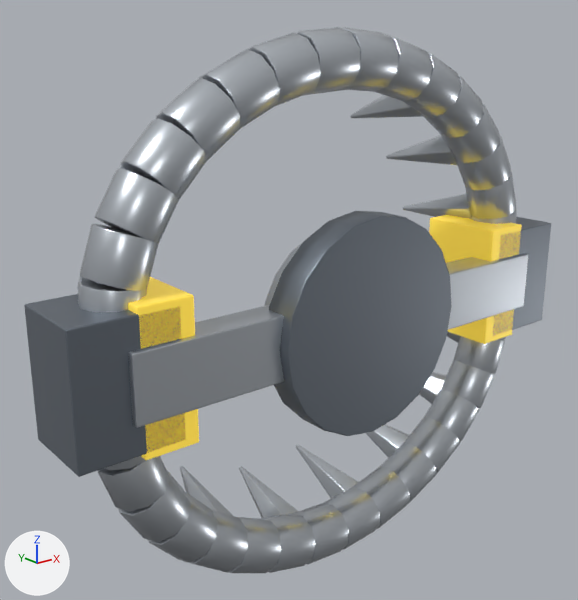
The FBX model Assets/GeneratedBaseItems/19_Snap_Jaw_Bear_Trap.fbx as it was, and as the next commit left it.
The view is the same before and after, from a 50 mm camera at (-1.8, -1.77, 0.89) aimed at (-0.08, 0.39, 0.02). Arrows for +X, +Y and +Z are at lower left; the lights stay in place. The first picture is the older version. Vertices at exactly the same position are counted once.

Names of what the first picture shows: '19_Snap_Jaw_Bear_Trap'.
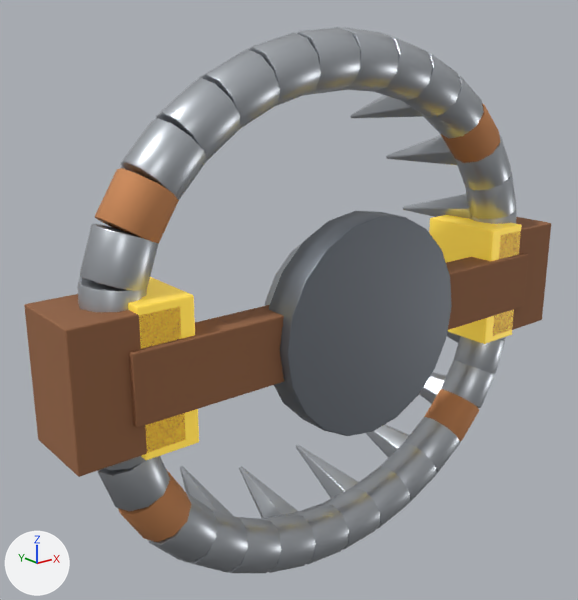
The change in detail:
Material 'Rust | orange oxide' (mat_rust___orange_oxide) is new.
Its base color is (0.64, 0.28, 0.11) (orange #d1905d).
Its metallic is 0.32.
Its roughness is 0.76.
Material 'Rust | deep brown' (mat_rust___deep_brown) is new.
Its base color is (0.34, 0.15, 0.07) (brown #9e6c4b).
Its metallic is 0.24.
Its roughness is 0.84.
me_19_snap_jaw_bear_trap_mesh_001 has 3888 vertices, 3502 faces and spans x -1.05..1.05, y 0.02..0.62, z -0.95..0.95.
me_19_snap_jaw_bear_trap_mesh_001 is used by ob_19_snap_jaw_bear_trap; location (0.0, 0.0, 0.0).
me_19_snap_jaw_bear_trap_mesh_001 part 1: 33 of the faces centred in x -1.05..-0.71, y 0.08..0.36, z 0.0..0.21 switch from mat_iron___dark_forged_steel (grey #7c848e) to mat_rust___deep_brown (brown #9e6c4b).
me_19_snap_jaw_bear_trap_mesh_001 part 2: 33 of the faces centred in x 0.71..1.05, y 0.08..0.36, z 0.0..0.21 switch from mat_iron___dark_forged_steel (grey #7c848e) to mat_rust___deep_brown (brown #9e6c4b).
me_19_snap_jaw_bear_trap_mesh_001 part 3: 21 of the faces centred in x -1.05..-0.71, y 0.08..0.36, z -0.21 switch from mat_iron___dark_forged_steel (grey #7c848e) to mat_rust___deep_brown (brown #9e6c4b).
me_19_snap_jaw_bear_trap_mesh_001 part 4: 21 of the faces centred in x -0.88, y 0.06..0.18, z -0.11..0.11 switch from mat_iron___scraped_edges (light grey #c8ced6) to mat_rust___deep_brown (brown #9e6c4b).
me_19_snap_jaw_bear_trap_mesh_001 part 5: 12 of the faces centred in x 0.0, y 0.06..0.18, z -0.11..0.11 switch from mat_iron___scraped_edges (light grey #c8ced6) to mat_rust___deep_brown (brown #9e6c4b).
me_19_snap_jaw_bear_trap_mesh_001 part 6: 52 of the faces centred in x -0.87..-0.64, y 0.13..0.31, z -0.57..-0.36 switch from mat_iron___scraped_edges (light grey #c8ced6) to mat_rust___orange_oxide (orange #d1905d).
me_19_snap_jaw_bear_trap_mesh_001 part 7: 52 of the faces centred in x -0.87..-0.64, y 0.13..0.31, z 0.36..0.57 switch from mat_iron___scraped_edges (light grey #c8ced6) to mat_rust___orange_oxide (orange #d1905d).
me_19_snap_jaw_bear_trap_mesh_001 part 8: 52 of the faces centred in x 0.55..0.77, y 0.13..0.31, z -0.7..-0.47 switch from mat_iron___scraped_edges (light grey #c8ced6) to mat_rust___orange_oxide (orange #d1905d).
me_19_snap_jaw_bear_trap_mesh_001 part 9: 52 of the faces centred in x 0.55..0.77, y 0.13..0.31, z 0.47..0.7 switch from mat_iron___scraped_edges (light grey #c8ced6) to mat_rust___orange_oxide (orange #d1905d).

Location of each change, (x1, y1, x2, y2) in pixels of the pictures (578 x 600 px):
part 1 of me_19_snap_jaw_bear_trap_mesh_001, recoloured (grey to brown)
    both: (24, 294, 185, 476)
part 2 of me_19_snap_jaw_bear_trap_mesh_001, recoloured (grey to brown)
    both: (493, 217, 551, 334)
part 3 of me_19_snap_jaw_bear_trap_mesh_001, recoloured
    both: (38, 439, 147, 477)
part 4 of me_19_snap_jaw_bear_trap_mesh_001, recoloured (light grey to brown)
    both: (129, 352, 138, 428)
part 5 of me_19_snap_jaw_bear_trap_mesh_001, recoloured (light grey to brown)
    both: (130, 253, 528, 427)
part 6 of me_19_snap_jaw_bear_trap_mesh_001, recoloured (light grey to orange)
    both: (118, 469, 191, 542)
part 7 of me_19_snap_jaw_bear_trap_mesh_001, recoloured (light grey to orange)
    both: (95, 168, 179, 244)
part 8 of me_19_snap_jaw_bear_trap_mesh_001, recoloured (light grey to orange)
    both: (424, 389, 479, 442)
part 9 of me_19_snap_jaw_bear_trap_mesh_001, recoloured (light grey to orange)
    both: (440, 103, 500, 163)
